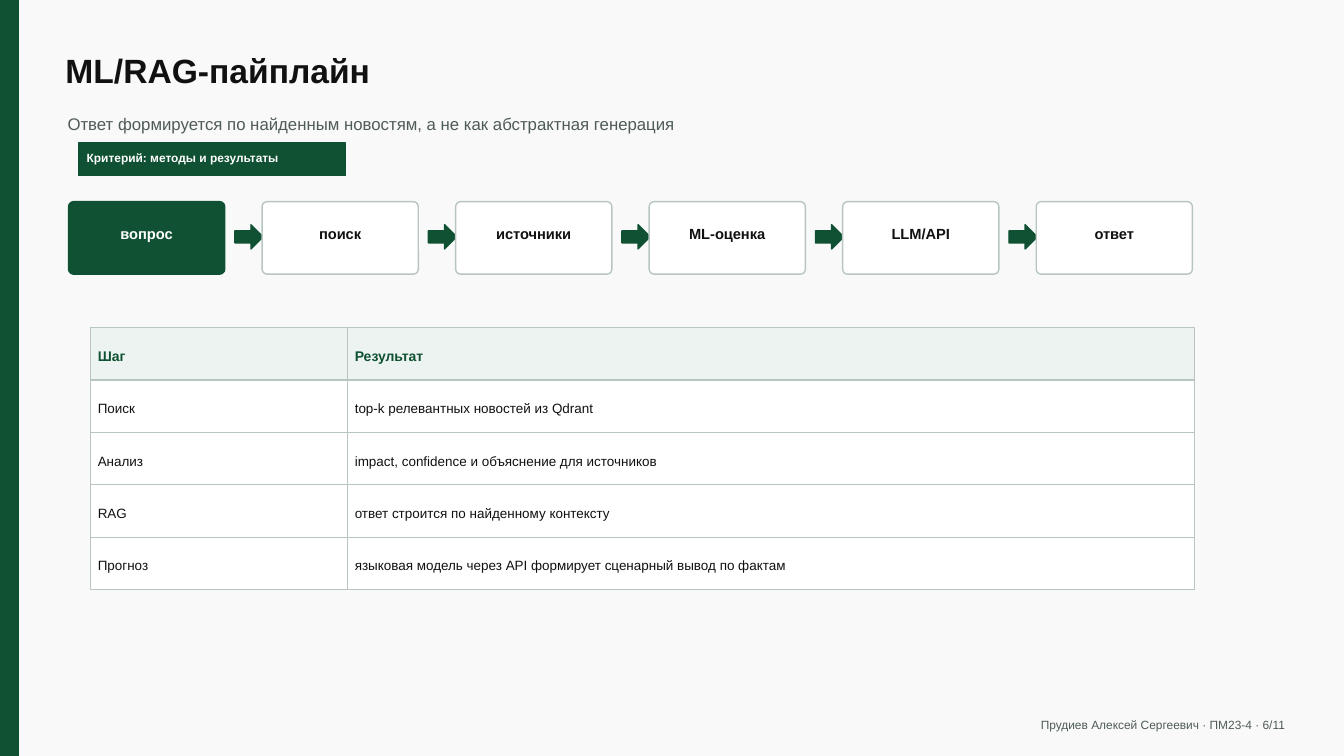
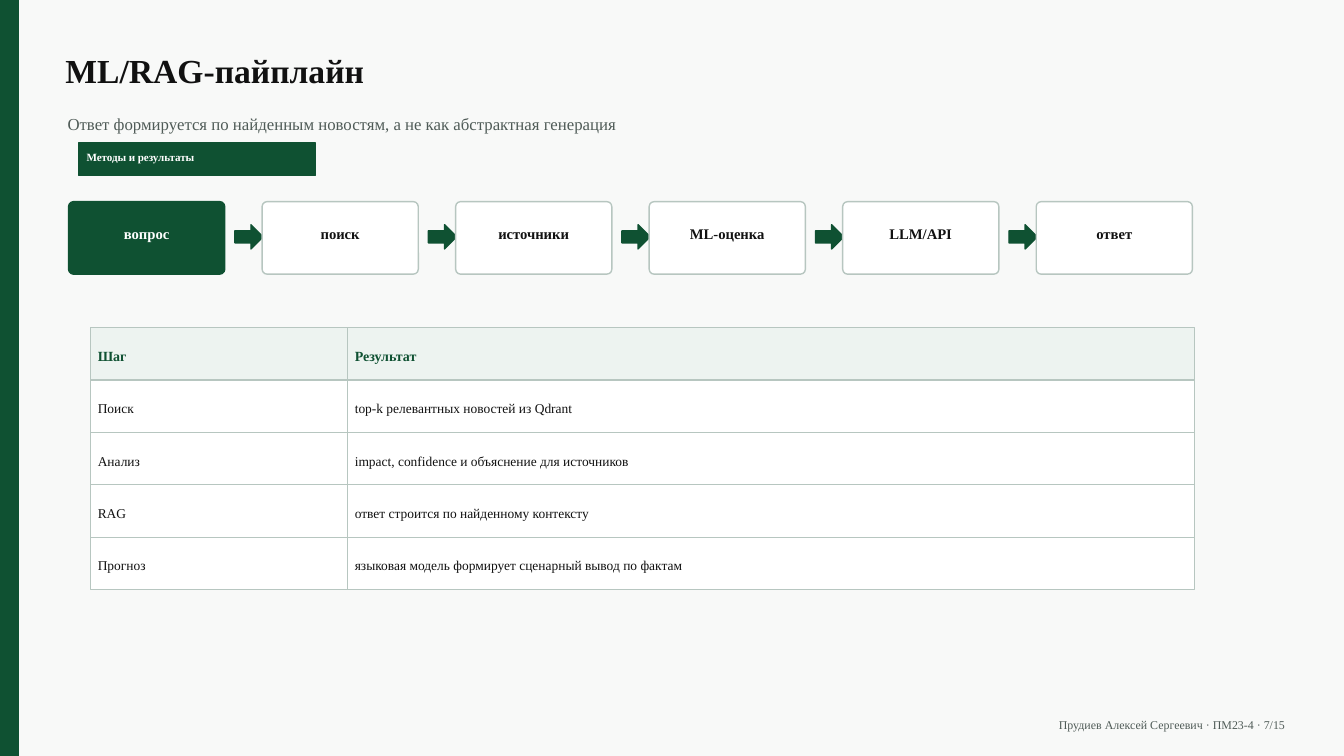
Before and after one commit to alexeydev22/news-analysis, a slide deck: slide 7 of docs/final/coursework-defense-presentation.pptx (slide 6 before the commit). Drawn at 1344x756 pixels with LibreOffice and Linux fonts; fonts in the diff are those of the drawing. Boxes give left, top, right and bottom in pixels: in the first picture for what was removed or moved away, otherwise in the second. Text is boxed around its words. In the diff, an @@ line names an element or a change of style, - is before the commit and + after.

```diff
--- a/docs/final/coursework-defense-presentation.pptx
+++ b/docs/final/coursework-defense-presentation.pptx
@@ rectangle: place and size @@
-rectangle at <box>79,143,346,175</box>
+rectangle at <box>79,143,316,175</box>
@@ text at <box>87,153,194,164</box>: text changed; size 8.5 to 7.9 pt; font Arial to Times New Roman @@
-Критерий: методы и результаты
+Методы и результаты
@@ font Arial to Times New Roman in 17 elements at <box>65,60,364,84</box>, <box>68,118,616,134</box>, <box>124,232,169,242</box>, <box>321,232,360,239</box>, <box>498,232,569,239</box>, <box>690,229,764,242</box>, <box>889,229,951,239</box>, <box>1096,232,1132,239</box>, <box>98,352,127,361</box>, <box>355,352,417,364</box>, <box>98,404,134,413</box>, <box>355,403,572,416</box>, <box>98,457,140,466</box>, <box>355,456,628,469</box>, <box>98,509,126,518</box>, <box>355,508,589,521</box>, <box>98,561,146,573</box> @@
@@ text at <box>355,560,683,573</box>: text changed; font Arial to Times New Roman @@
-языковая модель через API формирует сценарный вывод по фактам
+языковая модель формирует сценарный вывод по фактам
@@ text at <box>1059,721,1285,732</box>: text changed; font Arial to Times New Roman @@
-Прудиев Алексей Сергеевич · ПМ23-4 · 6/11
+Прудиев Алексей Сергеевич · ПМ23-4 · 7/15
```
Also in this commit, not shown: 7 other slides changed, 7 slides added, 3 slides removed, 40 other files.
